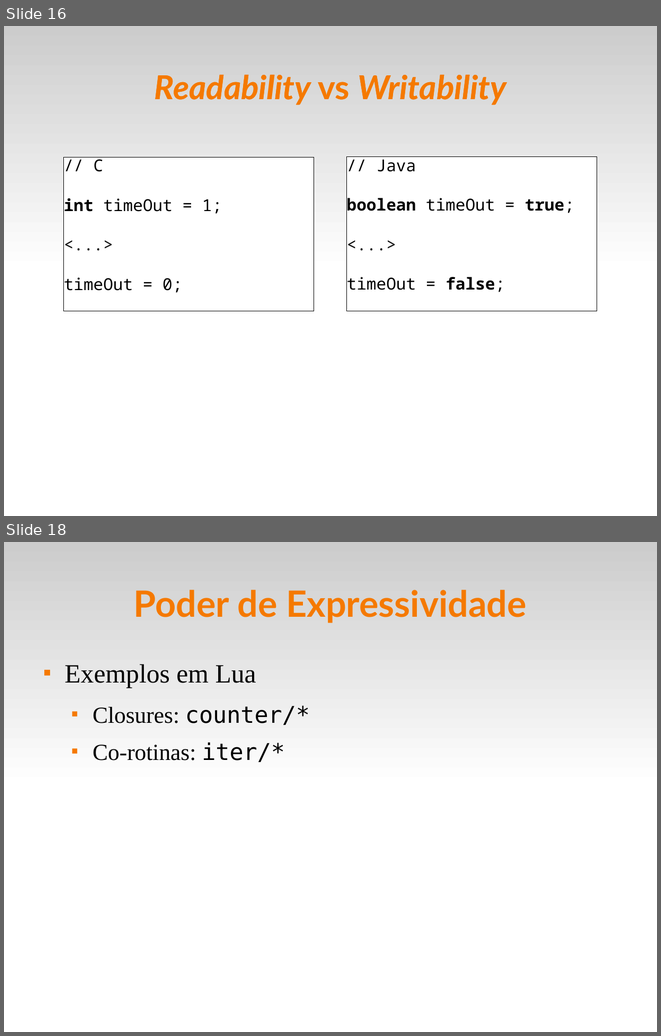
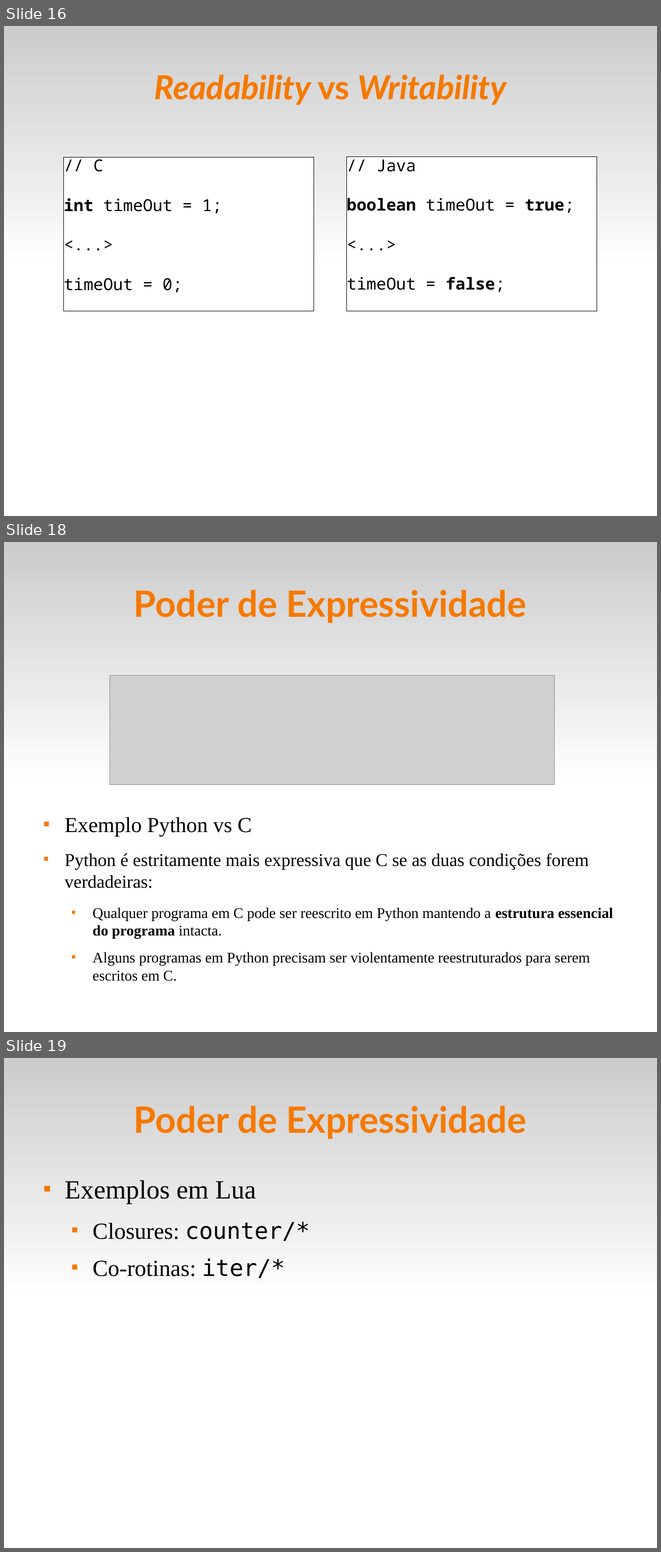
Before and after one commit to fsantanna-uerj/EDL, a slide deck: slides/edl-01.odp. Shown one above the other, each under a label of ours: slides 16 and 18 before the commit, slides 16, 18 and 19 after it; the slides between them are not shown. The pictures are 661x1036 and 661x1552 pixels, drawn with LibreOffice and Linux fonts; fonts in the diff are those of the drawing; grey boxes stand for pictures. Boxes give left, top, right and bottom in pixels: in the first picture for what was removed or moved away, otherwise in the second. Text is boxed around its words. In the diff, an @@ line names an element or a change of style, - is before the commit and + after.

```diff
--- a/slides/edl-01.odp
+++ b/slides/edl-01.odp
@@ slide 18 added at (4,542,657,1032), background #FFFFFF; not listed: 1 template element that a slide beside it also shows @@
@@ title added at (134,590,527,623), 44 pt, text #F57900, bold @@
+Poder de Expressividade
@@ picture added at (110,676,555,784) @@
@@ text added at (64,817,613,981), 18 pt, text #000000 @@
+■ Exemplo Python vs C
+■ Python é estritamente mais expressiva que C se as duas condições forem verdadeiras:
+  ■ Qualquer programa em C pode ser reescrito em Python mantendo a estrutura essencial do programa intacta.
+  ■ Alguns programas em Python precisam ser violentamente reestruturados para serem escritos em C.
@@ what was slide 18 is now slide 19 @@
```
Also in this commit, not shown: 1 slide changed, 1 slide removed, 4 other files.
